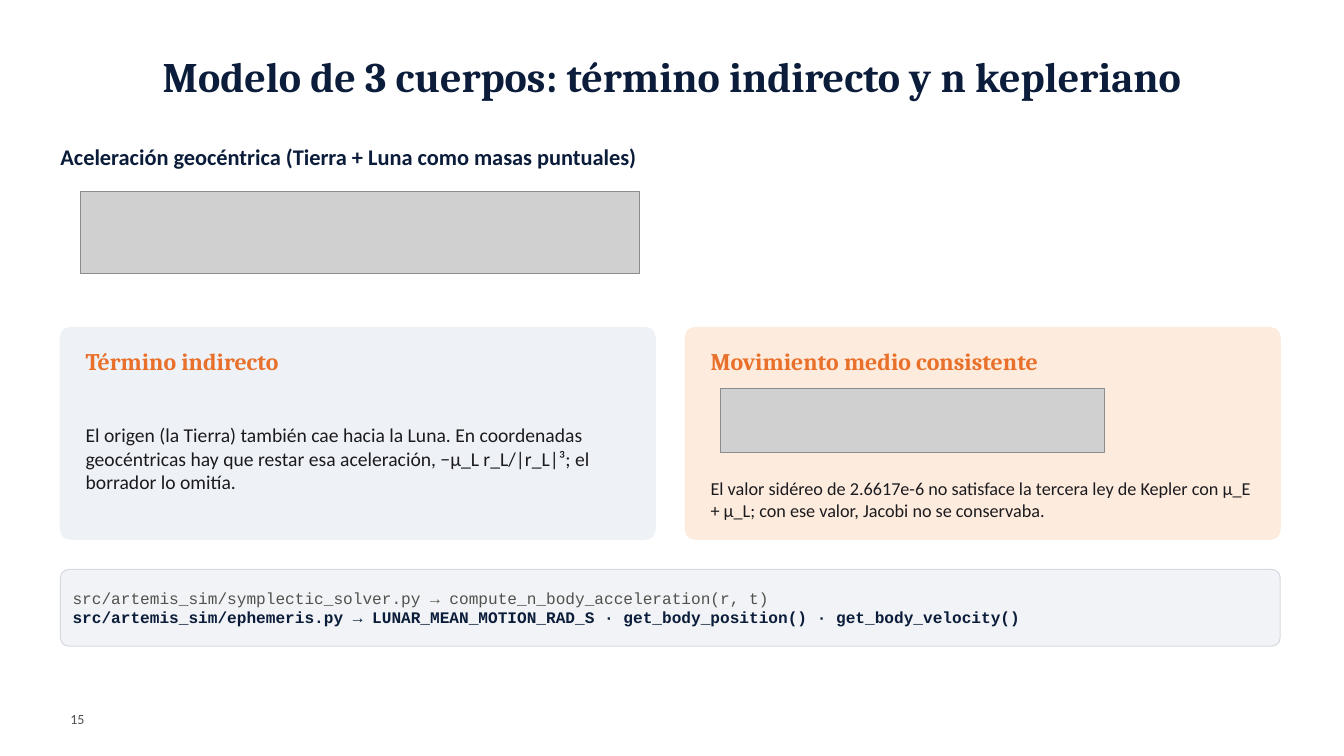
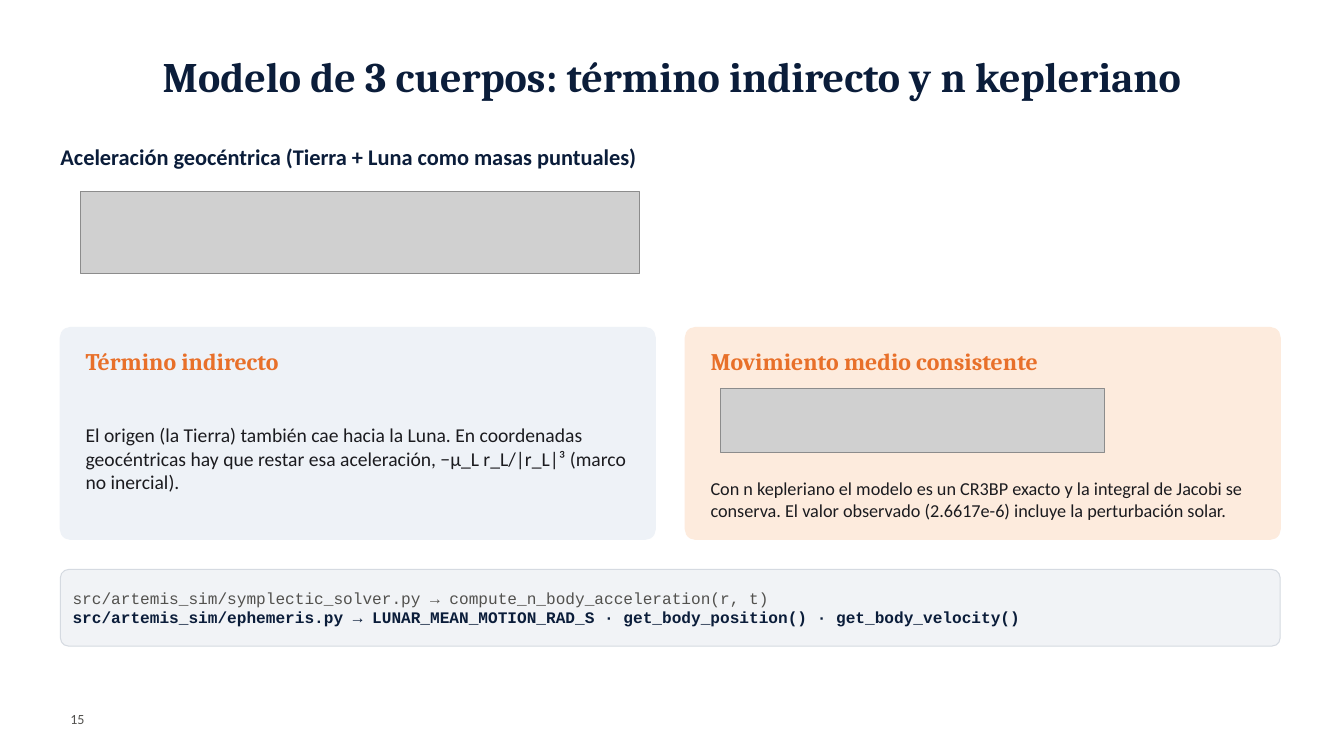
Before and after one commit to Mayday3003/ArtemisIV-flight-dynamics, a slide deck: slide 15 of docs/presentation/Artemis_IV_UdeM.pptx. Drawn at 1344x756 pixels with LibreOffice and Linux fonts; fonts in the diff are those of the drawing; grey boxes stand for pictures; background and template pictures are left out. Boxes give left, top, right and bottom in pixels: in the first picture for what was removed or moved away, otherwise in the second. Text is boxed around its words. In the diff, an @@ line names an element or a change of style, - is before the commit and + after.

```diff
--- a/docs/presentation/Artemis_IV_UdeM.pptx
+++ b/docs/presentation/Artemis_IV_UdeM.pptx
@@ text at [86, 428, 626, 492]: text changed @@
-El origen (la Tierra) también cae hacia la Luna. En coordenadas geocéntricas hay que restar esa aceleración, −μ_L r_L/|r_L|³; el borrador lo omitía.
+El origen (la Tierra) también cae hacia la Luna. En coordenadas geocéntricas hay que restar esa aceleración, −μ_L r_L/|r_L|³ (marco no inercial).
@@ text at [711, 482, 1242, 520]: text changed @@
-El valor sidéreo de 2.6617e-6 no satisface la tercera ley de Kepler con μ_E + μ_L; con ese valor, Jacobi no se conservaba.
+Con n kepleriano el modelo es un CR3BP exacto y la integral de Jacobi se conserva. El valor observado (2.6617e-6) incluye la perturbación solar.
```
Also in this commit, not shown: 4 other slides changed, 1 slide added, 2 slides removed, 2 other files.
